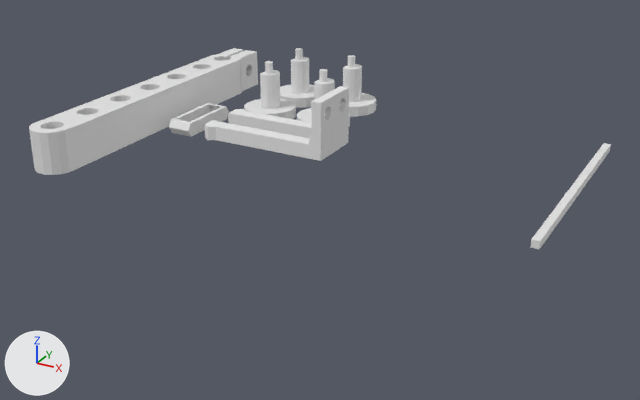
An edit to the Blender file electronics-mounts/electronics-mounts.blend, drawn before and after from the same camera.
The view is the same before and after, from a camera (50 mm lens) standing at (134.8, -215.8, 86.9) and looking at (28.1, -21.8, -10.1). Every picture has the same lights, and +X, +Y and +Z are marked at lower left.

Names of what the first picture shows: '70mm', 'pot-armeture', 'standoff', 'wire-route'.
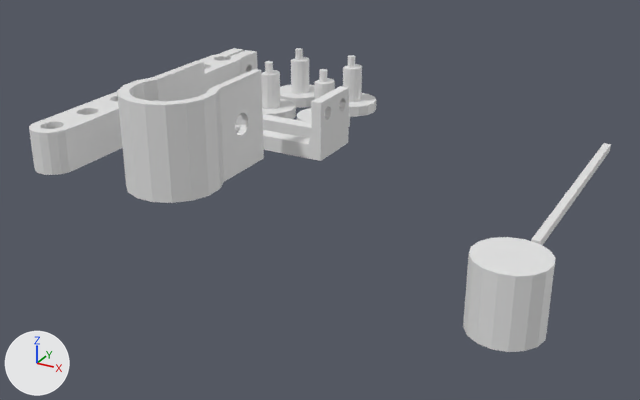
Scene script edits in JSON lines:
```json
{"op": "add", "block": "me_cylinder_005", "code": ["me_cylinder_005 = bpy.data.meshes.new('Cylinder.005')", "me_cylinder_005.from_pydata(...)  # 124 vertices, 70 faces; spans x -12.2..12.1, y -14.2..23.8, z 0.0..24.7"]}
{"op": "add", "block": "me_cylinder_007", "code": ["me_cylinder_007 = bpy.data.meshes.new('Cylinder.007')", "me_cylinder_007.from_pydata(...)  # a 16-sided cylinder along z spanning x -1.0..1.0, y -1.0..1.0, z -1.0..1.0"]}
{"op": "add", "block": "ob_hose_mount", "code": ["ob_hose_mount = bpy.data.objects.new('hose-mount', me_cylinder_005)", "ob_hose_mount.location = (1.8, -48.3, 0.0)"]}
{"op": "add", "block": "ob_18mm", "code": ["ob_18mm = bpy.data.objects.new('18mm', me_cylinder_007)", "ob_18mm.location = (89.9, -50.5, -7.8)", "ob_18mm.scale = (9.0, 9.0, 9.0)"]}
```

Pixel boxes [x1, y1, x2, y2] of what changed, in the pictures (640 x 400 px):
```json
{"object": "hose-mount", "change": "added", "after": [117, 60, 264, 203]}
{"object": "18mm", "change": "added", "after": [463, 237, 556, 352]}
```
